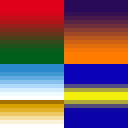
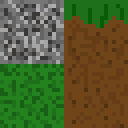
Layered file, before and after one edit (128px x 128px). Changes by layer:
painted on "Layer 3" over <box>0,20,128,128</box>
painted on "Layer 1" over <box>64,0,128,64</box>
painted on "Layer 0" over <box>0,0,68,64</box>
